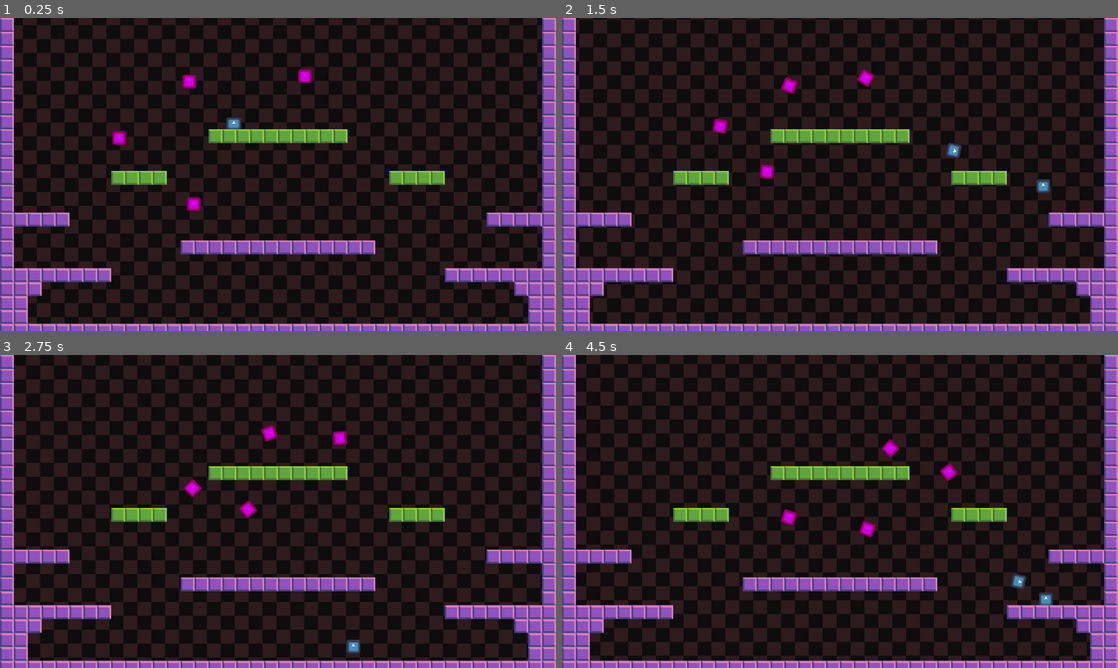
Above: before the commit, frames 1-4 (two rows, left to right).
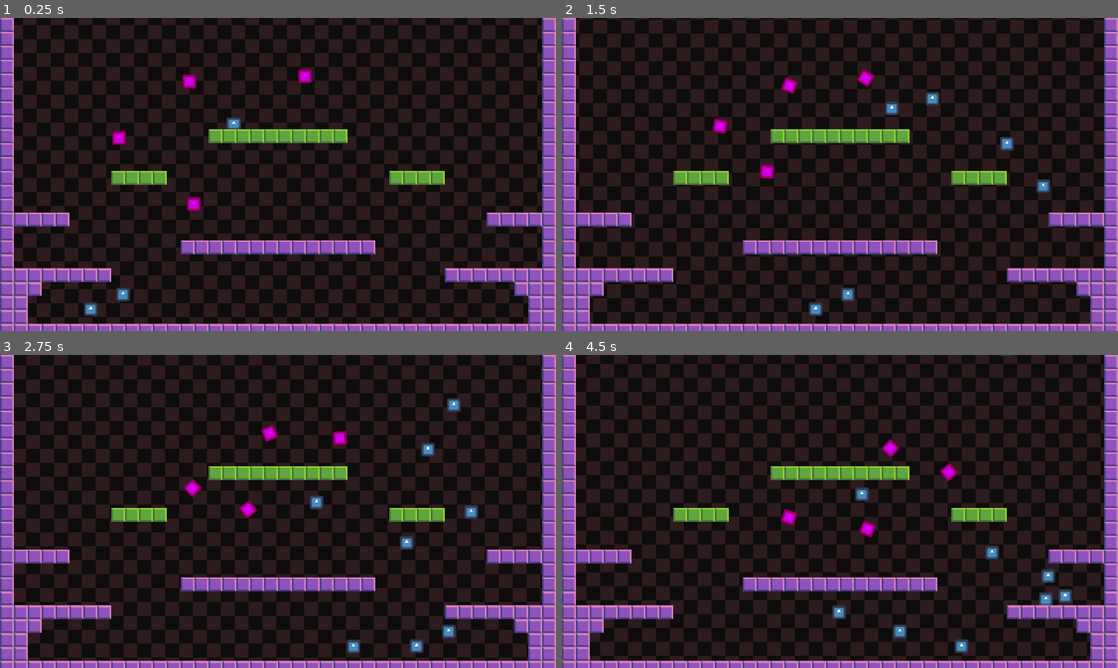
Above: after the commit, the same moments.

Repository: Renan-G-projec/Obstorm
Game: Godot game, scene res://main.tscn
Two runs of this game, one before a commit and one after it. Both use one fixed random seed, a clock stepped at 60 frames per second and the inputs below. The engine's default icon, where the game draws it, is replaced by a stand-in: a white triangle on a blue panel in a dark square.
Inputs (mouse positions are in pixels of both pictures, inside the frame that each line leads up to):
- Up to frame 1 (0.25 s): no input
- Up to frame 2 (1.5 s): tap Enter (ui_accept) at 0.5, 0.77 s; move the mouse to (962, 158) at 0.52 s; press the mouse at (962, 158) at 0.53 s; hold Right (ui_right) from 0.53 s (still down); move the mouse to (728, 190) at 1.27 s; release the mouse at (728, 190) at 1.28 s; click (728, 190) at 1.35 s
- Up to frame 3 (2.75 s): tap Enter (ui_accept) at 1.52 s; move the mouse to (333, 442) at 2.02 s; release Right (ui_right) at 2.03 s; press the mouse at (333, 442) at 2.03 s; hold Left (ui_left) from 2.03 s (still down); tap Alt at 2.1 s
- Up to frame 4 (4.5 s): move the mouse to (812, 574) at 2.77 s; release Left (ui_left) at 2.78 s; release the mouse at (812, 574) at 2.78 s; hold Right (ui_right) 2.78-4.28 s; tap Shift at 2.85 s; tap Enter (ui_accept) at 3.02, 3.77 s; click (812, 574) at 3.05 s; move the mouse to (1006, 558) at 3.52 s; press the mouse at (1006, 558) at 3.53 s; move the mouse to (673, 464) at 4.27 s; release the mouse at (673, 464) at 4.28 s; hold Left (ui_left) from 4.28 s (still down); click (673, 464) at 4.35 s

The runs differ from the first frame. In frame 1, 0.2% of the frame differs, in the area x 15-24%, y 86-96%; in frame 2, 0.6%; in frame 3, 0.7%; in frame 4, 0.9%, in the area x 48-92%, y 0-96%.

Commit message:
feat: Added Orb that bounmces on walls. AMDG

Diff:
--- a/main.tscn
+++ b/main.tscn
@@ -5,6 +5,7 @@
 [ext_resource type="Script" uid="uid://dfqkdrchscmjh" path="res://main.gd" id="1_lquwl"]
 [ext_resource type="PackedScene" uid="uid://ckq0faud4p8ym" path="res://player/player.tscn" id="2_0xm2m"]
 [ext_resource type="PackedScene" uid="uid://b4i3qabcc8kot" path="res://enemies/enemy_base.tscn" id="3_1bvp3"]
+[ext_resource type="PackedScene" uid="uid://8tb2aqn5wetf" path="res://weapons/orb/orb_projectile.tscn" id="6_7mycd"]
 
 [sub_resource type="NavigationPolygon" id="NavigationPolygon_ocxxs"]
 vertices = PackedVector2Array(524, 164, 436, 164, 412, 156, 412, 116, 612, 12, 612, 212, 548, 212, 524, 204, 444, 284,  …(298 unchanged characters)…
@@ -97,4 +98,10 @@
 position = Vector2(351, 67)
 target = NodePath("../Player")
 
+[node name="OrbProjectile" parent="." unique_id=1292528733 instance=ExtResource("6_7mycd")]
+position = Vector2(67, 335)
+
+[node name="OrbProjectile2" parent="." unique_id=816454291 instance=ExtResource("6_7mycd")]
+position = Vector2(104, 318)
+
 [connection signal="changed" from="NavigationRegion2D/Map" to="." method="_on_map_changed"]
--- a/player/player.tscn
+++ b/player/player.tscn
@@ -4,7 +4,7 @@
 [ext_resource type="Texture2D" uid="uid://blk4sxfpnewp3" path="res://icon.svg" id="1_oul6g"]
 [ext_resource type="Script" uid="uid://7b0khjxwewyg" path="res://player/weapon_container.gd" id="3_qjkh3"]
 [ext_resource type="Script" uid="uid://dlu56txne0a1t" path="res://components/feel_component.gd" id="3_yw30f"]
-[ext_resource type="PackedScene" uid="uid://ljwifx8u5jlr" path="res://weapons/boomerang/boomerang_thrower.tscn" id="6_boad6"]
+[ext_resource type="PackedScene" uid="uid://bscomwnd5tuqf" path="res://weapons/orb/orb_thrower.tscn" id="4_g6k8r"]
 [ext_resource type="Script" uid="uid://di06m40oyhjyo" path="res://components/health_component.gd" id="6_g6k8r"]
 
 [sub_resource type="SpriteFrames" id="SpriteFrames_ocxxs"]
@@ -36,7 +36,7 @@
 [node name="WeaponContainer" type="Node2D" parent="." unique_id=584198870]
 script = ExtResource("3_qjkh3")
 
-[node name="BoomerangThrower" parent="WeaponContainer" unique_id=887712909 instance=ExtResource("6_boad6")]
+[node name="OrbThrower" parent="WeaponContainer" unique_id=1158714086 instance=ExtResource("4_g6k8r")]
 
 [node name="FeelComponent" type="Node" parent="." unique_id=908566478 node_paths=PackedStringArray("sprite")]
 script = ExtResource("3_yw30f")
--- a/weapons/boomerang/boomerang_projectile.tscn
+++ b/weapons/boomerang/boomerang_projectile.tscn
@@ -13,11 +13,12 @@
 collision_layer = 8
 script = ExtResource("1_1ib30")
 
+[node name="Sprite2D" type="Sprite2D" parent="." unique_id=1200987609]
+modulate = Color(0.36862746, 0.38039216, 0.45882353, 1)
+texture = ExtResource("1_2pclf")
+
 [node name="CollisionShape2D" type="CollisionShape2D" parent="." unique_id=1174353965]
 shape = SubResource("RectangleShape2D_ocxxs")
-
-[node name="Sprite2D" type="Sprite2D" parent="." unique_id=1200987609]
-texture = ExtResource("1_2pclf")
 
 [node name="Area2D" type="Area2D" parent="." unique_id=466080050]
 collision_layer = 0
--- /dev/null
+++ b/weapons/orb/orb_projectile.gd
@@ -0,0 +1,30 @@
+# Ad Maiorem Dei Gloriam!
+class_name OrbProjectile
+extends StaticBody2D
+
+var damage: float = 25.0
+var direction: Vector2 = Vector2.RIGHT
+var speed: float = 150.0
+
+var bounces_to_free: int = 4:
+	set(val):
+		bounces_to_free = val
+		if (val <= 0):
+			queue_free()
+
+func _physics_process(delta: float) -> void:
+	var collision: KinematicCollision2D = move_and_collide(direction * delta * speed)
+	if collision:
+		var collider: EnemyBase = collision.get_collider() as EnemyBase
+		if collider:
+			var health_component: HealthComponent = collider.get_node_or_null("HealthComponent") as HealthComponent
+			if health_component:
+				health_component.take_damage(damage)
+			queue_free()
+		else:
+			direction = direction.bounce(collision.get_normal())
+			bounces_to_free -= 1
+
+
+func _on_lifetime_timeout() -> void:
+	queue_free()
--- /dev/null
+++ b/weapons/orb/orb_projectile.tscn
@@ -0,0 +1,23 @@
+[gd_scene format=3 uid="uid://8tb2aqn5wetf"]
+
+[ext_resource type="Script" uid="uid://bvgijiv3q0u3g" path="res://weapons/orb/orb_projectile.gd" id="1_7p6qw"]
+[ext_resource type="Texture2D" uid="uid://blk4sxfpnewp3" path="res://icon.svg" id="1_oryu6"]
+
+[sub_resource type="CircleShape2D" id="CircleShape2D_7x07u"]
+radius = 8.0
+
+[node name="OrbProjectile" type="StaticBody2D" unique_id=1292528733]
+collision_layer = 8
+collision_mask = 5
+script = ExtResource("1_7p6qw")
+
+[node name="Sprite2D" type="Sprite2D" parent="." unique_id=1974862886]
+texture = ExtResource("1_oryu6")
+
+[node name="CollisionShape2D" type="CollisionShape2D" parent="." unique_id=605053819]
+shape = SubResource("CircleShape2D_7x07u")
+
+[node name="Lifetime" type="Timer" parent="." unique_id=476827596]
+wait_time = 8.0
+
+[connection signal="timeout" from="Lifetime" to="." method="_on_lifetime_timeout"]
--- /dev/null
+++ b/weapons/orb/orb_thrower.gd
@@ -0,0 +1,25 @@
+# Ad Maiorem Dei Gloriam!
+class_name OrbThrower
+extends Node2D
+
+@export var projectile: PackedScene
+@export var projectile_damage: float = 35.0
+@export var projectile_speed: float = 120.0
+
+var _can_shoot: bool = true
+
+func _physics_process(delta: float) -> void:
+	if Input.is_action_pressed("use") && _can_shoot:
+		var projectile: OrbProjectile = projectile.instantiate() as OrbProjectile
+		projectile.damage = projectile_damage
+		projectile.speed = projectile_speed
+		projectile.direction = global_position.direction_to(get_global_mouse_position())
+		projectile.global_position = global_position
+		get_tree().current_scene.add_child(projectile)
+
+		_can_shoot = false
+		$Firerate.start()
+
+
+func _on_firerate_timeout() -> void:
+	_can_shoot = true
--- /dev/null
+++ b/weapons/orb/orb_thrower.tscn
@@ -0,0 +1,14 @@
+[gd_scene format=3 uid="uid://bscomwnd5tuqf"]
+
+[ext_resource type="Script" uid="uid://hwsr6tkw8wi7" path="res://weapons/orb/orb_thrower.gd" id="1_vw4kp"]
+[ext_resource type="PackedScene" uid="uid://8tb2aqn5wetf" path="res://weapons/orb/orb_projectile.tscn" id="2_i3ppf"]
+
+[node name="OrbThrower" type="Node2D" unique_id=1158714086]
+script = ExtResource("1_vw4kp")
+projectile = ExtResource("2_i3ppf")
+
+[node name="Firerate" type="Timer" parent="." unique_id=926185174]
+wait_time = 0.4
+one_shot = true
+
+[connection signal="timeout" from="Firerate" to="." method="_on_firerate_timeout"]
Not shown, added: weapons/orb/orb_projectile.gd.uid
Not shown, added: weapons/orb/orb_thrower.gd.uid
